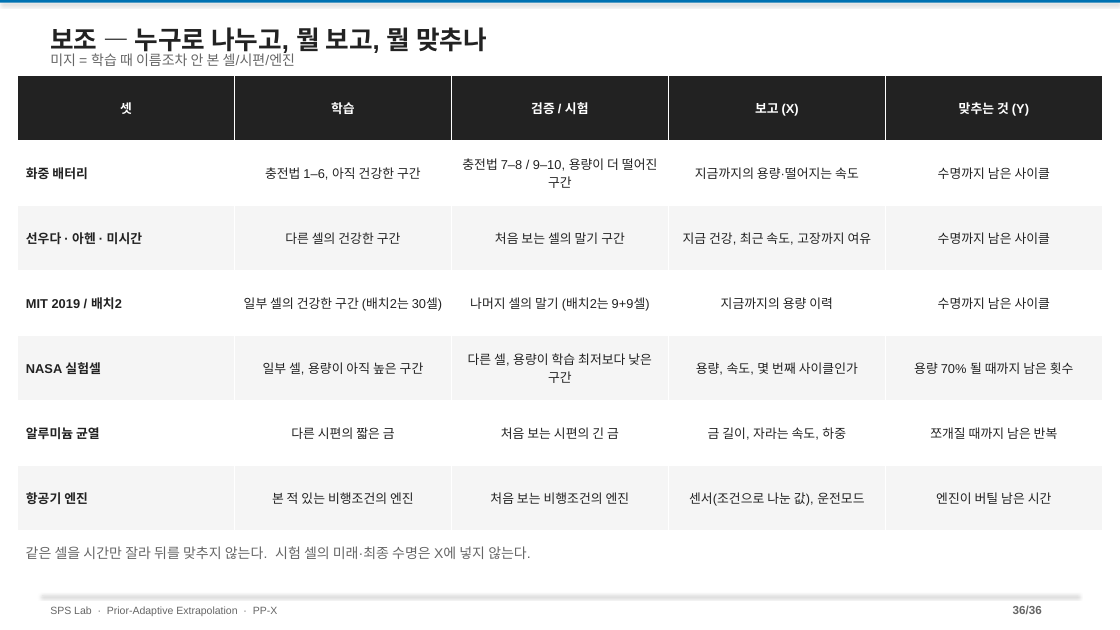
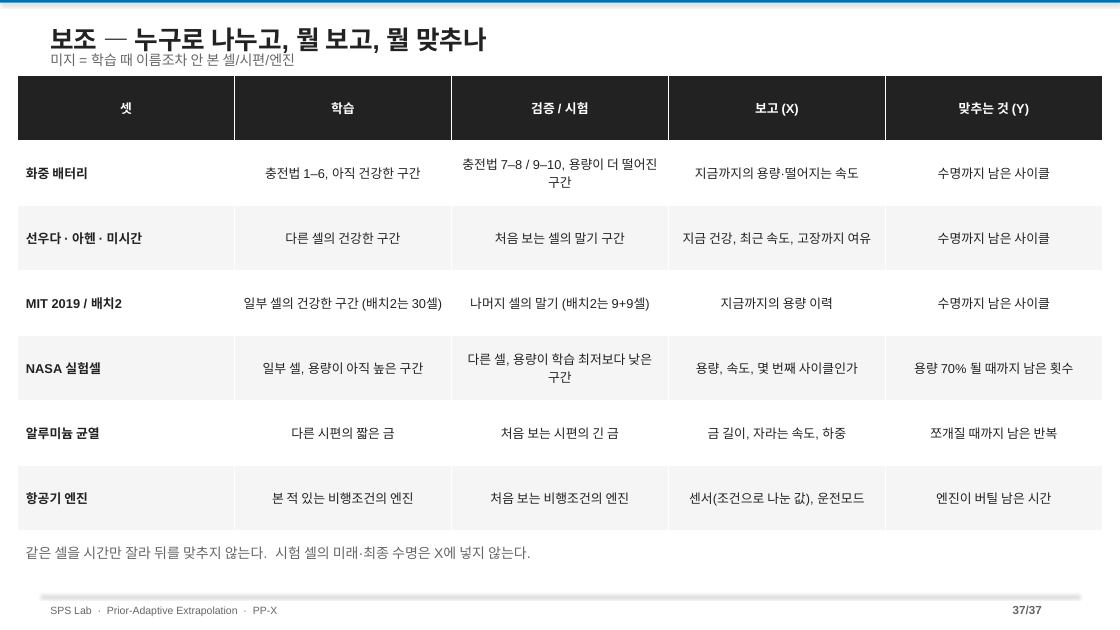
Before and after one commit to amumujs-create/pp-extrapolation, a slide deck: slide 37 of ppt/PP-X_Research_Detailed_v2.pptx (slide 36 before the commit). Drawn at 1120x630 pixels with LibreOffice and Linux fonts; fonts in the diff are those of the drawing. Boxes give left, top, right and bottom in pixels: in the first picture for what was removed or moved away, otherwise in the second. Text is boxed around its words. In the diff, an @@ line names an element or a change of style, - is before the commit and + after.

```diff
--- a/ppt/PP-X_Research_Detailed_v2.pptx
+++ b/ppt/PP-X_Research_Detailed_v2.pptx
@@ text at (1013,605,1042,614): text changed @@
-36/36
+37/37
```
Also in this commit, not shown: 33 other slides changed, 1 slide added, 1 other file.
